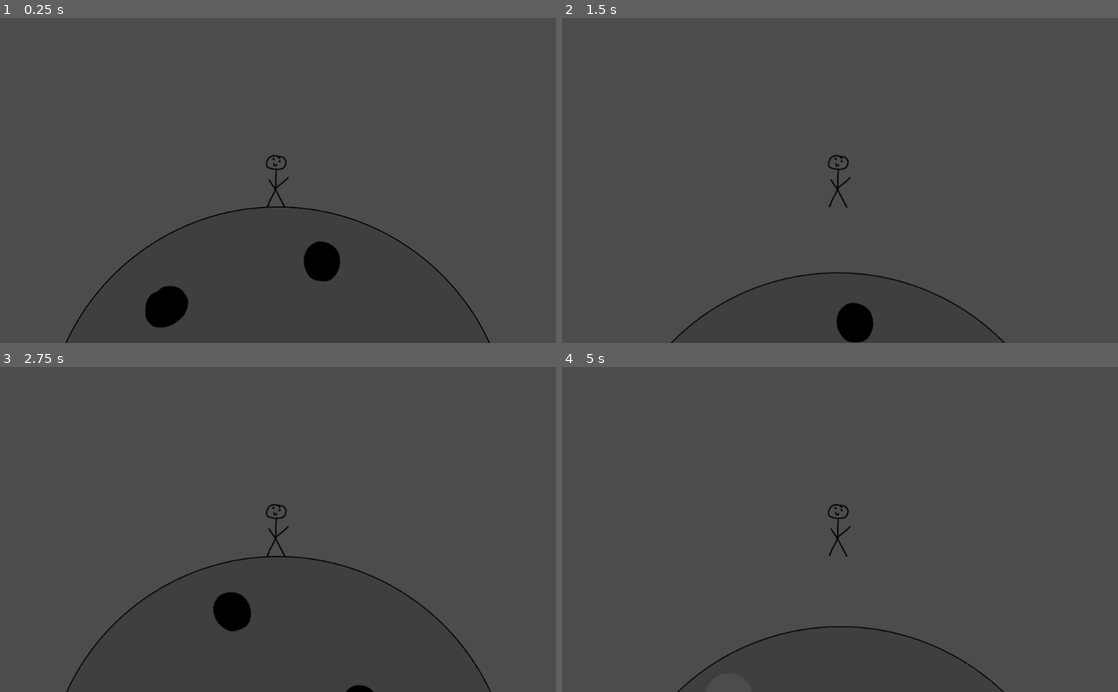
Above: before the commit, frames 1-4 (two rows, left to right).
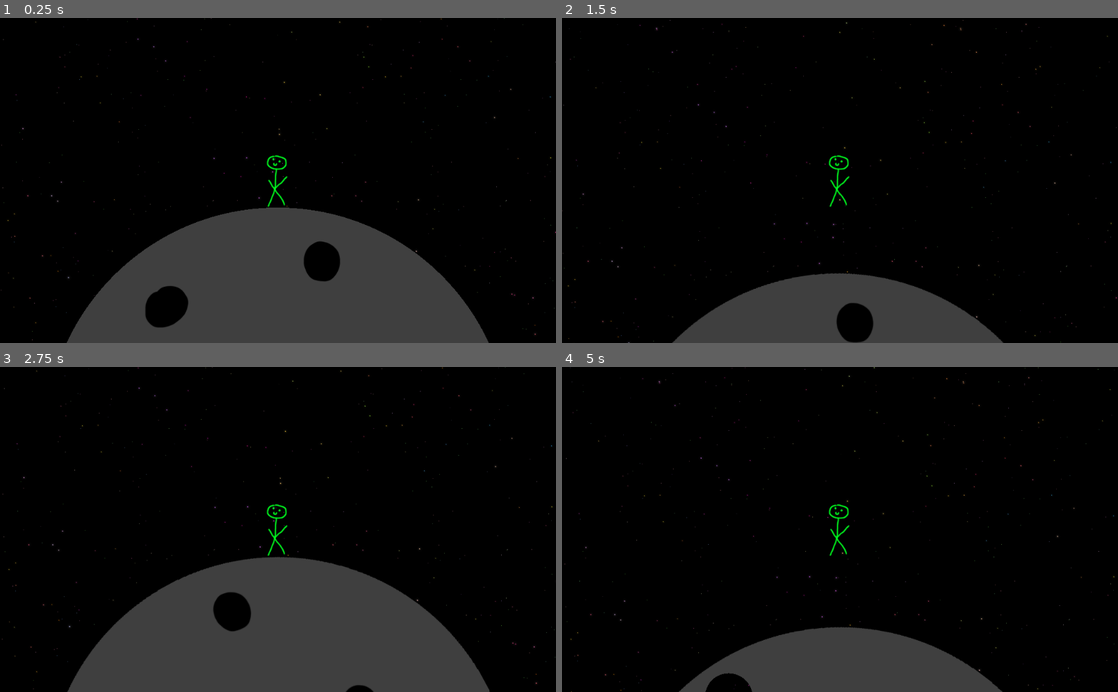
Above: after the commit, the same moments.

Repository: mariothedog/Holes-Theme
Game: Godot game, scene res://Asteroids/Asteroid Scene.tscn
Two runs of this game, one before a commit and one after it. Both use one fixed random seed, a clock stepped at 60 frames per second and the inputs below.
Inputs (mouse positions are in pixels of both pictures, inside the frame that each line leads up to):
- Up to frame 1 (0.25 s): no input
- Up to frame 2 (1.5 s): tap Enter at 0.5 s; move the mouse to (962, 164) at 0.52 s; hold D (turn_right) from 0.53 s (still down); click (962, 164) at 0.67 s; tap W (thrust) at 0.77 s; move the mouse to (728, 196) at 1.27 s
- Up to frame 3 (2.75 s): tap W (thrust) at 1.52 s; move the mouse to (333, 458) at 2.02 s; release D (turn_right) at 2.03 s; hold A (turn_left) from 2.03 s (still down)
- Up to frame 4 (5 s): move the mouse to (812, 594) at 2.77 s; release A (turn_left) at 2.78 s; hold D (turn_right) 2.78-4.28 s; click (812, 594) at 2.92 s; tap W (thrust) at 3.02, 3.77, 4.52 s; move the mouse to (1006, 578) at 3.52 s; move the mouse to (673, 480) at 4.27 s; hold A (turn_left) from 4.28 s (still down)

The runs differ from the first frame. In frame 1, 77% of the frame differs, in the area x 0-100%, y 0-100%; in frame 2, 91%; in frame 3, 77%; in frame 4, 92%.

Commit message:
Background for asteroid scene and green player so it is visible

Diff:
--- a/Asteroids/Asteroid Scene.tscn
+++ b/Asteroids/Asteroid Scene.tscn
@@ -1,11 +1,14 @@
-[gd_scene load_steps=4 format=2]
+[gd_scene load_steps=5 format=2]
 
 [ext_resource path="res://Asteroids/Asteroid Object.tscn" type="PackedScene" id=1]
 [ext_resource path="res://Player/Player.tscn" type="PackedScene" id=2]
 [ext_resource path="res://Asteroids/Asteroid Scene.gd" type="Script" id=3]
+[ext_resource path="res://Space/Space ParallaxBackground.tscn" type="PackedScene" id=4]
 
 [node name="Asteroid Scene" type="Node2D"]
 script = ExtResource( 3 )
+
+[node name="ParallaxBackground" parent="." instance=ExtResource( 4 )]
 
 [node name="Asteroid Object" parent="." instance=ExtResource( 1 )]
 z_index = -1
--- /dev/null
+++ b/Space/Space ParallaxBackground.tscn
@@ -0,0 +1,28 @@
+[gd_scene load_steps=4 format=2]
+
+[ext_resource path="res://Space/spr_stars01.png" type="Texture" id=1]
+[ext_resource path="res://Space/spr_stars02.png" type="Texture" id=2]
+[ext_resource path="res://Space/Space.png" type="Texture" id=3]
+
+[node name="ParallaxBackground" type="ParallaxBackground"]
+
+[node name="ParallaxLayer" type="ParallaxLayer" parent="."]
+motion_mirroring = Vector2( 2560, 2560 )
+
+[node name="Sprite" type="Sprite" parent="ParallaxLayer"]
+position = Vector2( 1280, 0 )
+texture = ExtResource( 3 )
+
+[node name="ParallaxLayer2" type="ParallaxLayer" parent="."]
+motion_mirroring = Vector2( 2560, 2560 )
+
+[node name="Sprite" type="Sprite" parent="ParallaxLayer2"]
+position = Vector2( 1280, 0 )
+texture = ExtResource( 1 )
+
+[node name="ParallaxLayer3" type="ParallaxLayer" parent="."]
+motion_mirroring = Vector2( 2560, 2560 )
+
+[node name="Sprite" type="Sprite" parent="ParallaxLayer3"]
+position = Vector2( 1280, 0 )
+texture = ExtResource( 2 )
--- a/Space/Space.tscn
+++ b/Space/Space.tscn
@@ -1,33 +1,10 @@
-[gd_scene load_steps=5 format=2]
+[gd_scene load_steps=3 format=2]
 
 [ext_resource path="res://Rocket/Rocket.tscn" type="PackedScene" id=1]
-[ext_resource path="res://Space/spr_stars02.png" type="Texture" id=2]
-[ext_resource path="res://Space/Space.png" type="Texture" id=3]
-[ext_resource path="res://Space/spr_stars01.png" type="Texture" id=4]
+[ext_resource path="res://Space/Space ParallaxBackground.tscn" type="PackedScene" id=2]
 
 [node name="Space" type="Node2D"]
 
-[node name="ParallaxBackground" type="ParallaxBackground" parent="."]
-
-[node name="ParallaxLayer" type="ParallaxLayer" parent="ParallaxBackground"]
-motion_mirroring = Vector2( 2560, 2560 )
-
-[node name="Sprite" type="Sprite" parent="ParallaxBackground/ParallaxLayer"]
-position = Vector2( 1280, 0 )
-texture = ExtResource( 3 )
-
-[node name="ParallaxLayer2" type="ParallaxLayer" parent="ParallaxBackground"]
-motion_mirroring = Vector2( 2560, 2560 )
-
-[node name="Sprite" type="Sprite" parent="ParallaxBackground/ParallaxLayer2"]
-position = Vector2( 1280, 0 )
-texture = ExtResource( 4 )
-
-[node name="ParallaxLayer3" type="ParallaxLayer" parent="ParallaxBackground"]
-motion_mirroring = Vector2( 2560, 2560 )
-
-[node name="Sprite" type="Sprite" parent="ParallaxBackground/ParallaxLayer3"]
-position = Vector2( 1280, 0 )
-texture = ExtResource( 2 )
+[node name="ParallaxBackground" parent="." instance=ExtResource( 2 )]
 
 [node name="Rocket" parent="." instance=ExtResource( 1 )]
Binary file changed: Player/Player.png
